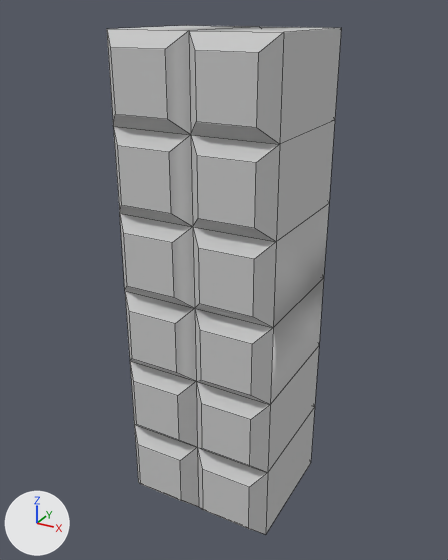
The FBX model Assets/Models/Color Block Jam/FBX/lego_flat_7.fbx: old version first, new version second.
Rendered twice from a 50 mm camera at (3.42, -6.29, 3.19) aimed at (-0.04, 0.0, 0.05). Arrows for +X, +Y and +Z are at lower left; the lights stay in place. Mesh edges are drawn as thin lines. Where no turn or scale is listed for an object, it has been applied to the vertices. Vertices at the same position are counted once.

Objects in the first picture: 'lego_flat_7'.
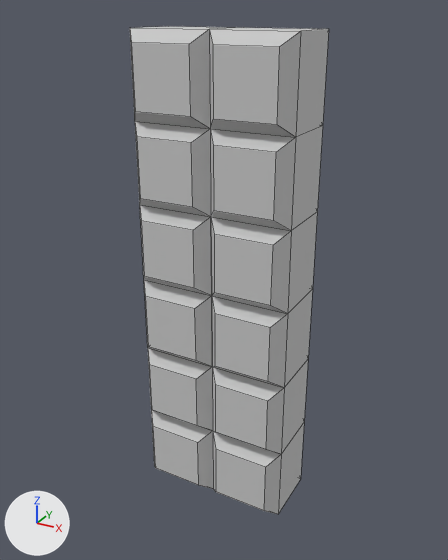
Edits to the bpy script that builds the scene:
```text
Change me_mesh:
    used by ob_lego_flat_7; location = (0.0, 0.0, 0.0)
    remove me_mesh.from_pydata(...)  # 170 vertices, 162 faces; spans x -1.0..1.0, y -0.95..0.95, z -2.99..2.99
    add me_mesh.from_pydata(...)  # 192 vertices, 168 faces; spans x -1.0..1.0, y -0.55..0.55, z -2.99..2.99
    me_mesh part 1: the loose piece of 28 vertices spanning x -1.0..1.0, y -0.95..0.95, z 1.99..2.99 is rebuilt with 16 vertices and now spans x 0.0..1.0, y -0.55..0.55, z 1.99..2.99
    me_mesh part 2: the loose piece of 28 vertices spanning x -1.0..1.0, y -0.95..0.95, z 1.0..1.99 is rebuilt with 16 vertices and now spans x 0.0..1.0, y -0.55..0.55, z 1.0..1.99
    me_mesh part 3: the loose piece of 16 vertices spanning x -1.0..0.0, y -0.95..0.95, z -1.99..-1.0 is rebuilt with 16 vertices and now spans x -1.0..0.0, y -0.55..0.55, z -1.99..-1.0
    me_mesh part 4: the loose piece of 16 vertices spanning x -1.0..0.0, y -0.95..0.95, z -2.99..-1.99 is rebuilt with 16 vertices and now spans x -1.0..0.0, y -0.55..0.55, z -2.99..-1.99
    me_mesh part 5: the loose piece of 16 vertices spanning x 0.0..1.0, y -0.95..0.95, z -1.99..-1.0 is rebuilt with 16 vertices and now spans x 0.0..1.0, y -0.55..0.55, z -1.99..-1.0
    me_mesh part 6: the loose piece of 16 vertices spanning x 0.0..1.0, y -0.95..0.95, z -2.99..-1.99 is rebuilt with 16 vertices and now spans x 0.0..1.0, y -0.55..0.55, z -2.99..-1.99
    me_mesh part 7: a new loose piece of 16 vertices spanning x -1.0..0.0, y -0.55..0.55, z 1.99..2.99, in mat_material__25 (light grey #cacaca)
    me_mesh part 8: a new loose piece of 16 vertices spanning x -1.0..0.0, y -0.55..0.55, z 1.0..1.99, in mat_material__25 (light grey #cacaca)
    me_mesh part 9: a new loose piece of 16 vertices spanning x -1.0..0.0, y -0.55..0.55, z 0.0..1.0, in mat_material__25 (light grey #cacaca)
    me_mesh part 10: a new loose piece of 16 vertices spanning x 0.0..1.0, y -0.55..0.55, z 0.0..1.0, in mat_material__25 (light grey #cacaca)
    me_mesh part 11: a new loose piece of 16 vertices spanning x -1.0..0.0, y -0.55..0.55, z -1.0..0.0, in mat_material__25 (light grey #cacaca)
    me_mesh part 12: a new loose piece of 16 vertices spanning x 0.0..1.0, y -0.55..0.55, z -1.0..0.0, in mat_material__25 (light grey #cacaca)
    me_mesh part 13
    50 vertices are removed from x -1.0..1.0, y -0.95..0.95, z -1.0..1.0
    52 faces are deleted
```

Location of each change, (x1, y1, x2, y2) in pixels of the pictures (448 x 560 px):
'lego_flat_7', reshaped (15% narrower)
    before: (107, 25, 341, 534)
    after: (130, 26, 329, 514)
part 1 of me_mesh, rebuilt (49% narrower, 7% shorter)
    before: (107, 25, 341, 144)
    after: (209, 27, 329, 137)
part 2 of me_mesh, rebuilt (49% narrower, 13% shorter)
    before: (114, 121, 335, 242)
    after: (210, 126, 323, 231)
part 3 of me_mesh, rebuilt
    before: (130, 361, 197, 447)
    after: (148, 348, 213, 431)
part 4 of me_mesh, rebuilt
    before: (134, 424, 199, 507)
    after: (151, 410, 213, 489)
part 5 of me_mesh, rebuilt (22% narrower, 26% shorter)
    before: (196, 346, 319, 473)
    after: (212, 360, 308, 454)
part 6 of me_mesh, rebuilt (23% narrower, 28% shorter)
    before: (197, 407, 315, 534)
    after: (213, 423, 304, 514)
part 7 of me_mesh, added
    after: (130, 26, 243, 129)
part 8 of me_mesh, added
    after: (135, 121, 211, 217)
part 9 of me_mesh, added
    after: (140, 205, 212, 296)
part 10 of me_mesh, added
    after: (211, 212, 317, 314)
part 11 of me_mesh, added
    after: (144, 280, 212, 366)
part 12 of me_mesh, added
    after: (212, 289, 313, 387)
part 13 of me_mesh, deleted
    before: (120, 204, 329, 404)
